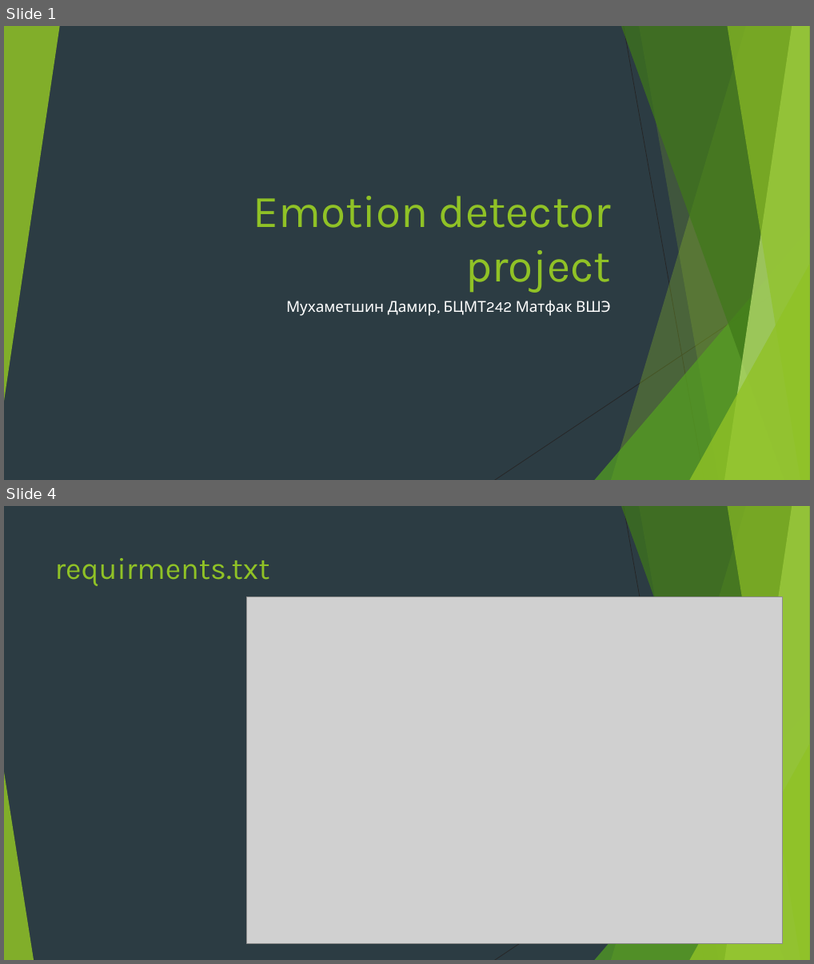
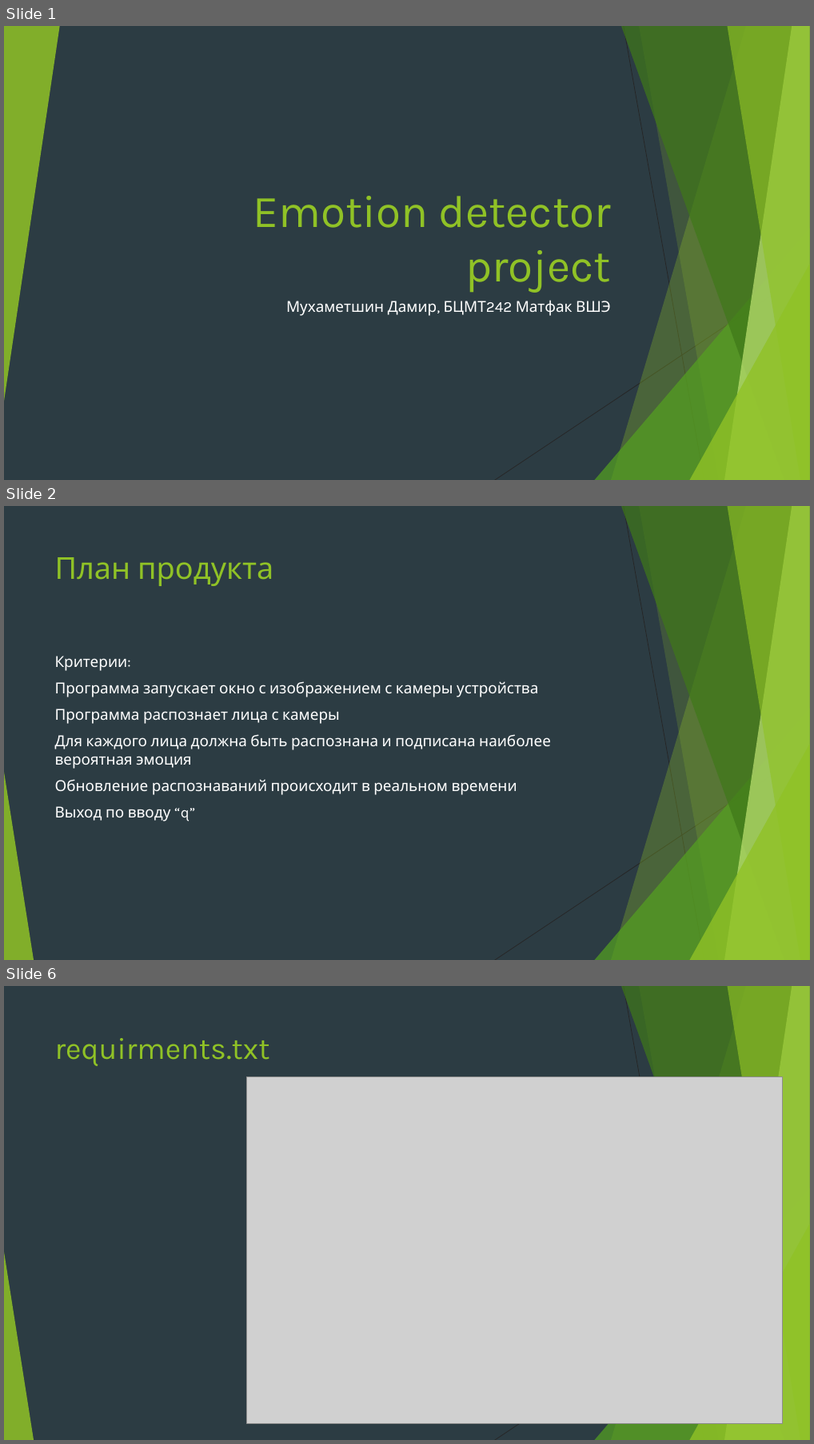
Before and after one commit to mrleoleclerc/project_emotion_detector, a slide deck: emotion detector.pptx. Shown one above the other, each under a label of ours: slides 1 and 4 before the commit, slides 1, 2 and 6 after it; the slides between them are not shown. The pictures are 814x964 and 814x1444 pixels, drawn with LibreOffice and Linux fonts; fonts in the diff are those of the drawing; grey boxes stand for pictures. Boxes give left, top, right and bottom in pixels: in the first picture for what was removed or moved away, otherwise in the second. Text is boxed around its words. In the diff, an @@ line names an element or a change of style, - is before the commit and + after.

```diff
--- a/emotion detector.pptx
+++ b/emotion detector.pptx
@@ slide 2 added at (4,506,810,960), background #2C3C43; not listed: 10 template elements that a slide beside it also shows @@
@@ title added at (55,557,274,586), 36 pt, text #90C226 @@
+План продукта
@@ text added at (55,656,551,821), 18 pt, text #FFFFFF @@
+Критерии:
+Программа запускает окно с изображением с камеры устройства
+Программа распознает лица с камеры
+Для каждого лица должна быть распознана и подписана наиболее вероятная эмоция
+Обновление распознаваний происходит в реальном времени
+Выход по вводу “q”
@@ what was slide 4 is now slide 6 @@
```
Also in this commit, not shown: 1 slide changed, 1 other slide added.
